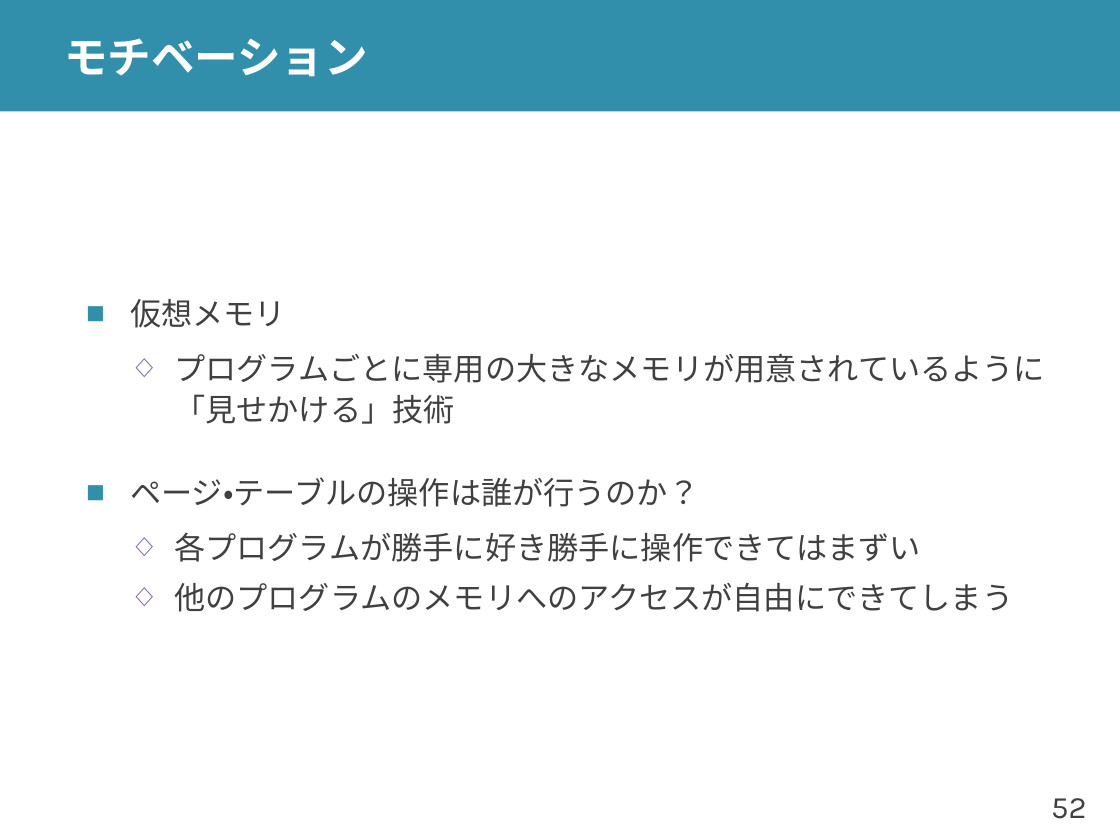
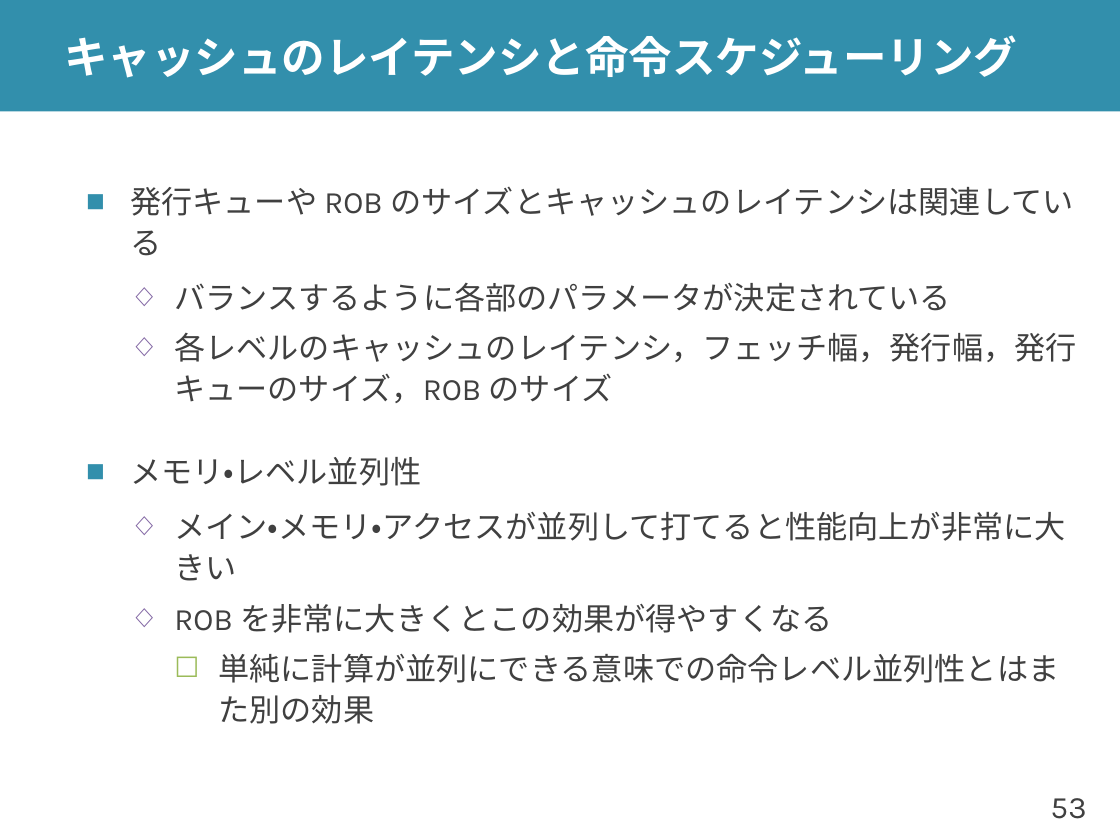
Before and after one commit to shioyadan/advanced-computer-organization, a slide deck: slide 53 of aco-shioya-12.pptx (slide 52 before the commit). Drawn at 1120x840 pixels with LibreOffice and Linux fonts; fonts in the diff are those of the drawing. Boxes give left, top, right and bottom in pixels: in the first picture for what was removed or moved away, otherwise in the second. Text is boxed around its words. In the diff, an @@ line names an element or a change of style, - is before the commit and + after.

```diff
--- a/aco-shioya-12.pptx
+++ b/aco-shioya-12.pptx
@@ title at (64,35,1017,78): text changed @@
-モチベーション
+キャッシュのレイテンシと命令スケジューリング
@@ text at (130,187,1076,724): text changed @@
-■ 仮想メモリ
-  ◇ プログラムごとに専用の大きなメモリが用意されているように「見せかける」技術
-■ ページ・テーブルの操作は誰が行うのか？
-  ◇ 各プログラムが勝手に好き勝手に操作できてはまずい
-  ◇ 他のプログラムのメモリへのアクセスが自由にできてしまう
+■ 発行キューや ROB のサイズとキャッシュのレイテンシは関連している
+  ◇ バランスするように各部のパラメータが決定されている
+  ◇ 各レベルのキャッシュのレイテンシ，フェッチ幅，発行幅，発行キューのサイズ，ROB のサイズ
+■ メモリ・レベル並列性
+  ◇ メイン・メモリ・アクセスが並列して打てると性能向上が非常に大きい
+  ◇ ROB を非常に大きくとこの効果が得やすくなる
+    ☐ 単純に計算が並列にできる意味での命令レベル並列性とはまた別の効果
@@ page number at (1051,798,1087,819): text changed @@
-52
+53
```
Also in this commit, not shown: 32 other slides changed, 67 slides added, 76 slides removed, 8 other files.
